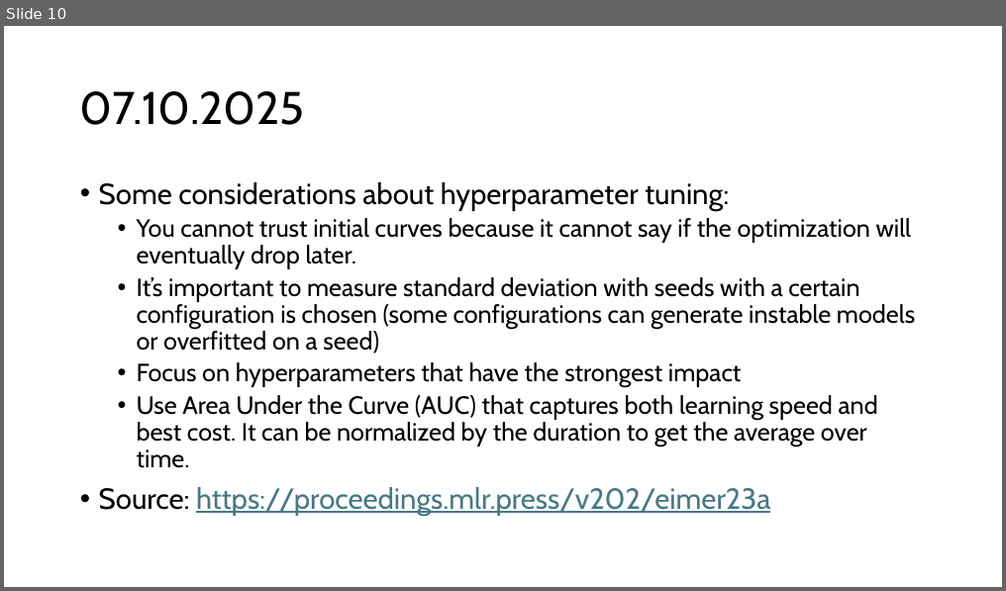
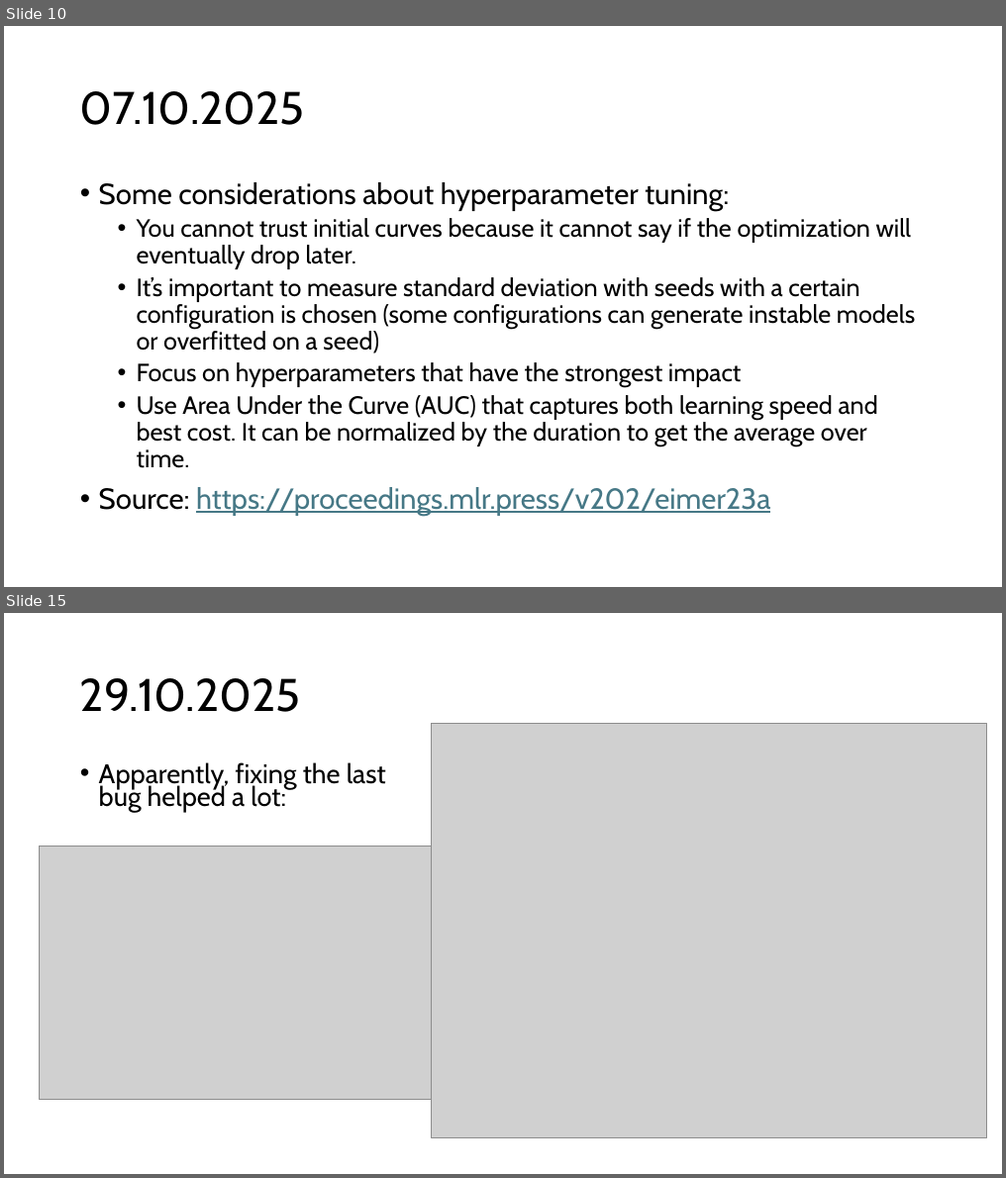
Before and after one commit to andrea-vaiuso/Advanced-Drone-Trajectory-Optimization, a slide deck: Journal/Journal.pptx. Shown one above the other, each under a label of ours: slide 10 before the commit, slides 10 and 15 after it; the slides between them are not shown. The pictures are 1006x591 and 1006x1178 pixels, drawn with LibreOffice and Linux fonts; fonts in the diff are those of the drawing; grey boxes stand for pictures. Boxes give left, top, right and bottom in pixels: in the first picture for what was removed or moved away, otherwise in the second. Text is boxed around its words. In the diff, an @@ line names an element or a change of style, - is before the commit and + after.

```diff
--- a/Journal/Journal.pptx
+++ b/Journal/Journal.pptx
@@ slide 15 added at (4,613,1002,1174), background #FFFFFF @@
@@ title added at (80,678,301,712), 44 pt, text #000000 @@
+29.10.2025
@@ picture added at (432,723,986,1138) @@
@@ text added at (99,762,386,813), 25.9 pt, text #000000 @@
+• Apparently, fixing the last bug helped a lot:
@@ picture added at (40,847,432,1100) @@
```
Also in this commit, not shown: 5 other slides added, 7 other files.
